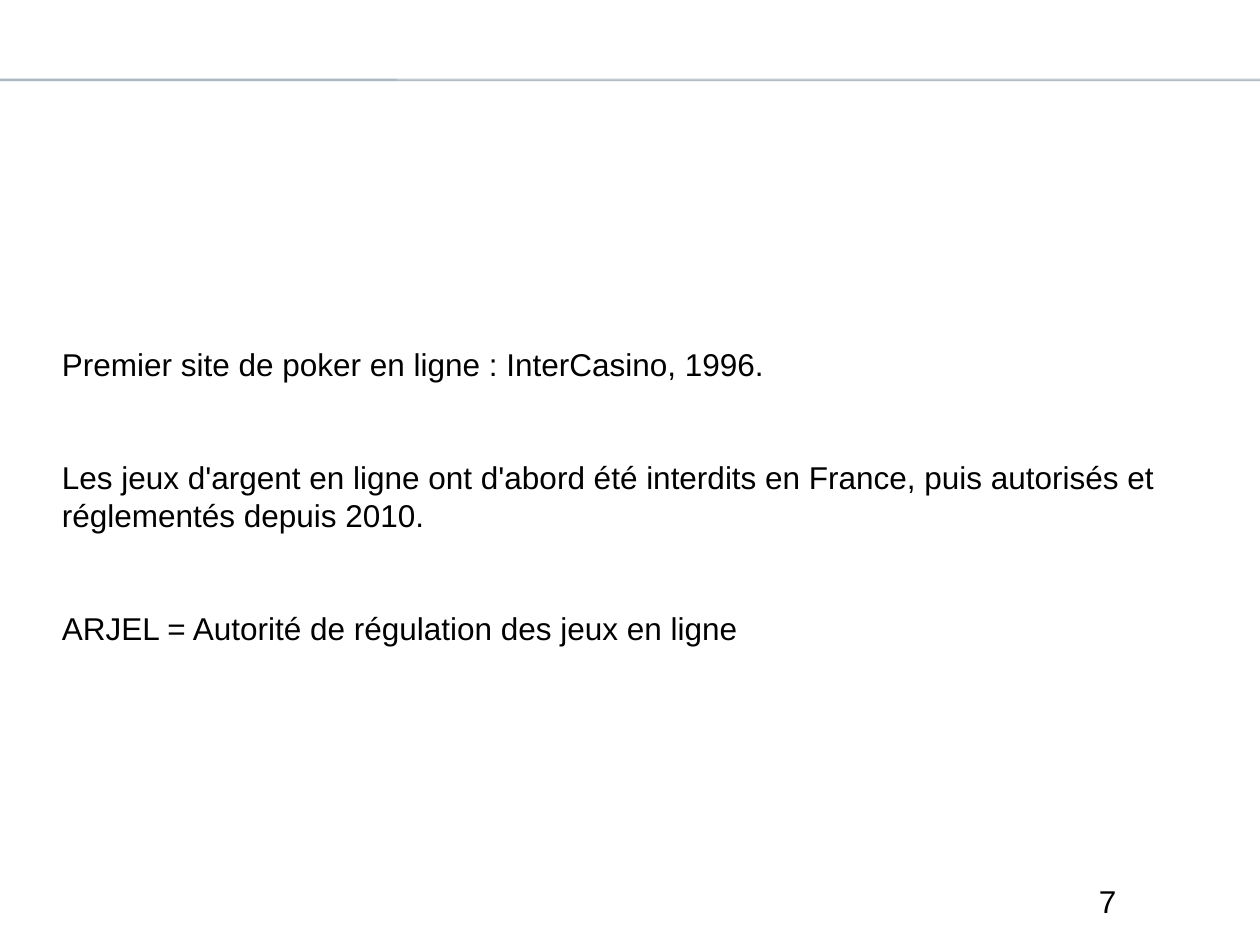
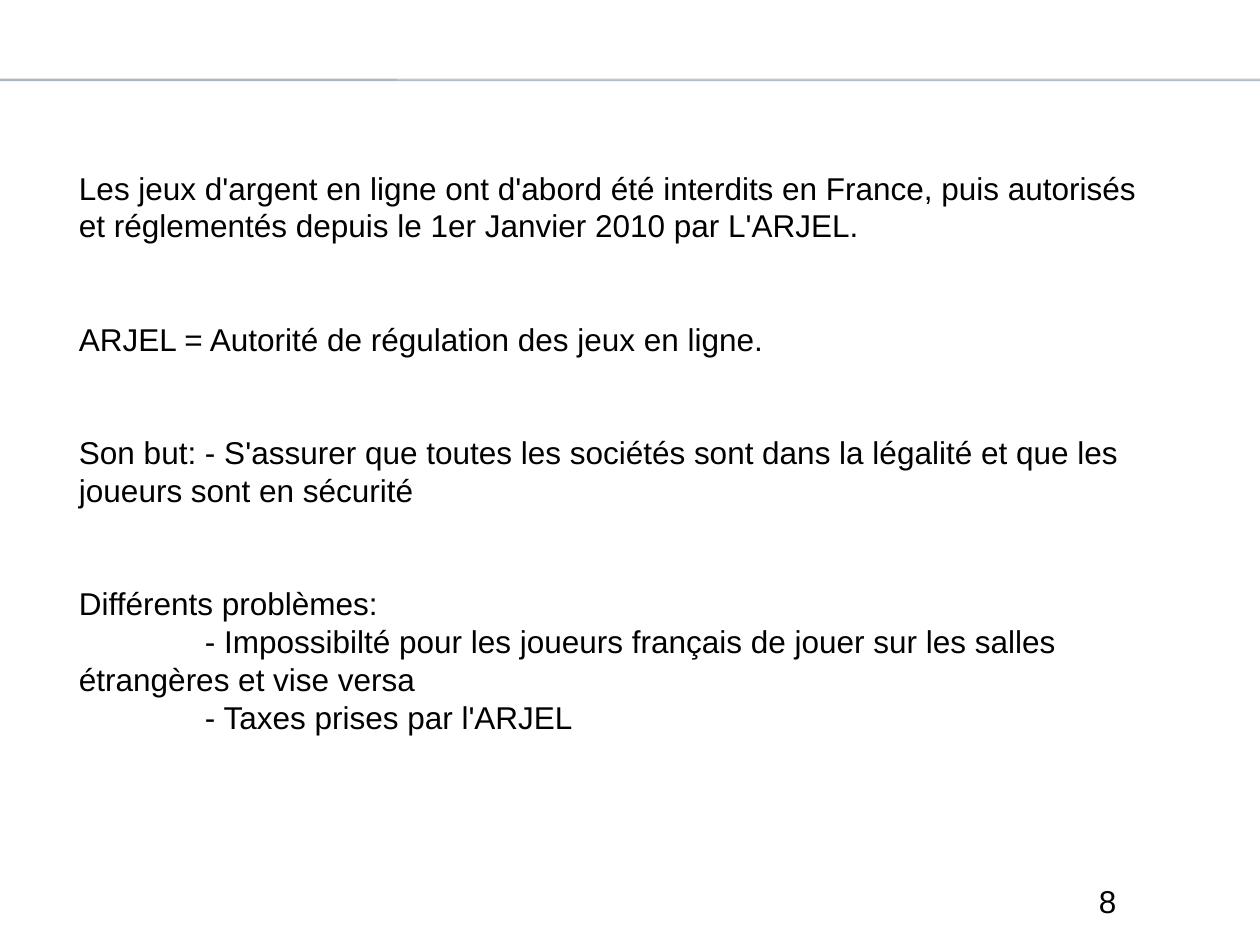
Before and after one commit to OlivierK/economie, a slide deck: slide 8 of presentation.odp (slide 7 before the commit). Drawn at 1260x945 pixels with LibreOffice and Linux fonts; fonts in the diff are those of the drawing; background and template pictures are left out. Boxes give left, top, right and bottom in pixels: in the first picture for what was removed or moved away, otherwise in the second. Text is boxed around its words. In the diff, an @@ line names an element or a change of style, - is before the commit and + after.

```diff
--- a/presentation.odp
+++ b/presentation.odp
@@ text "Les jeux d'argent en ligne ..." at (x1=79, y1=176, x2=1136, y2=735): vertical alignment middle to top @@
@@ text at (x1=79, y1=176, x2=1136, y2=735): text changed @@
-Premier site de poker en ligne : InterCasino, 1996.
-Les jeux d'argent en ligne ont d'abord été interdits en France, puis autorisés et réglementés depuis 2010.
-ARJEL = Autorité de régulation des jeux en ligne
+Les jeux d'argent en ligne ont d'abord été interdits en France, puis autorisés et réglementés depuis le 1er Janvier 2010 par L'ARJEL.
+ARJEL = Autorité de régulation des jeux en ligne.
+Son but: - S'assurer que toutes les sociétés sont dans la légalité et que les joueurs sont en sécurité
+Différents problèmes:
+- Impossibilté pour les joueurs français de jouer sur les salles étrangères et vise versa
+- Taxes prises par l'ARJEL
@@ page number at (x1=1099, y1=891, x2=1117, y2=914): text changed @@
-7
+8
```
Also in this commit, not shown: 7 other slides changed, 1 slide added, 1 slide removed, 1 other file.
